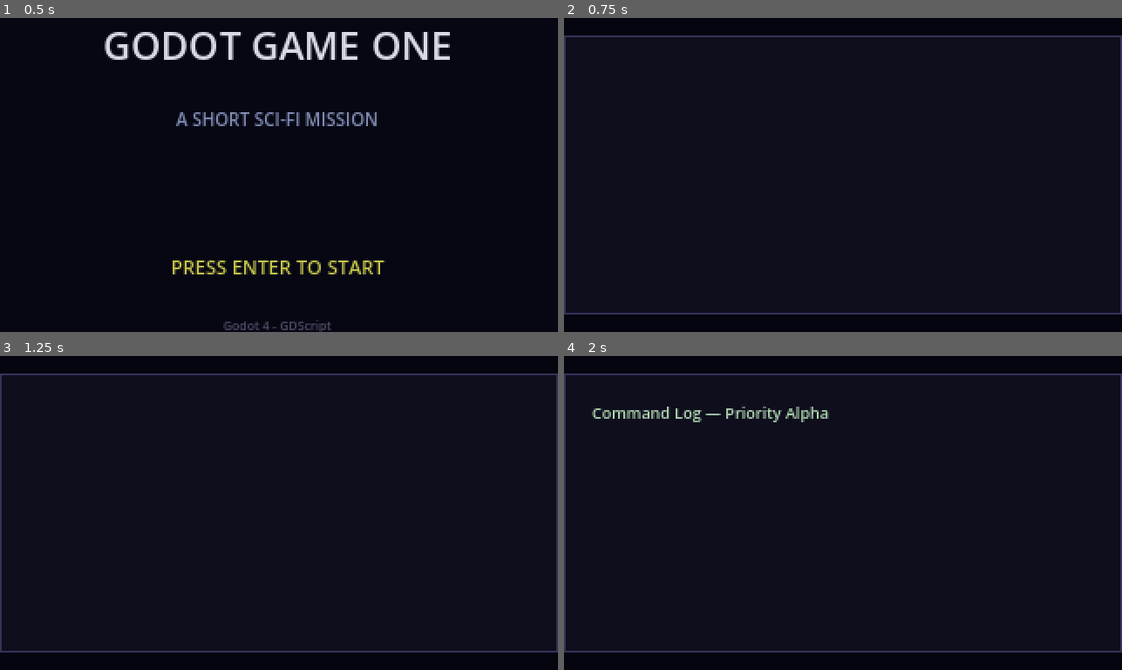
Above: before the commit, frames 1-4 (two rows, left to right).
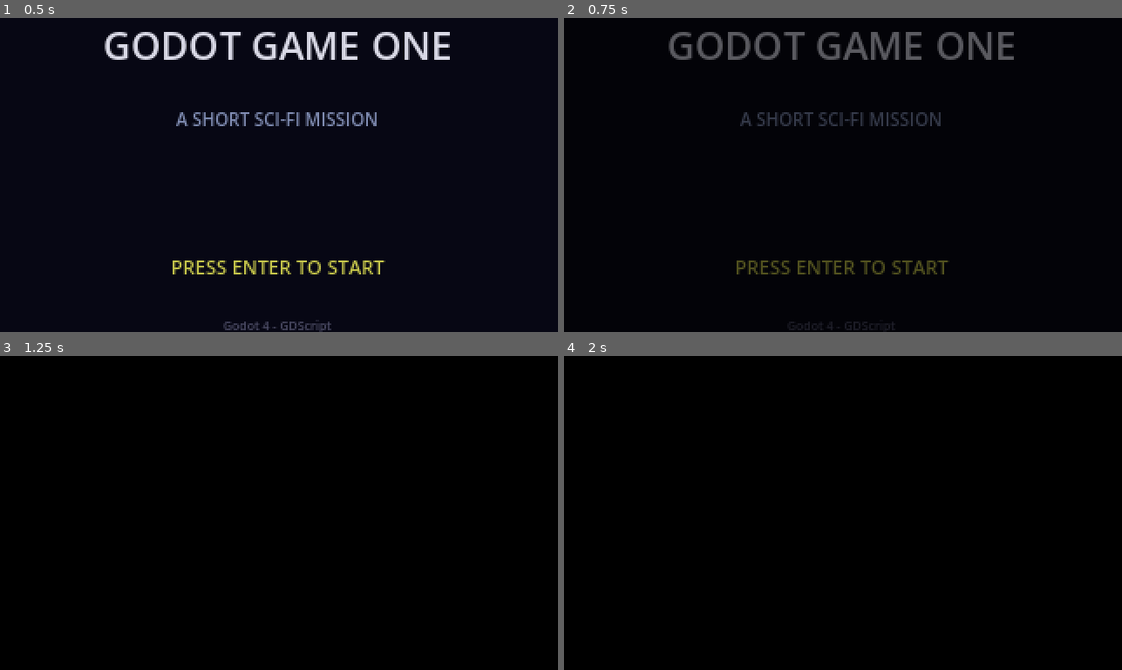
Above: after the commit, the same moments.

Repository: July-X/godot-game-one
Game: Godot game, scene res://scenes/main.tscn
Same seed, same stepped clock (60 frames per second), same inputs: the game is played once before the commit and once after it.
Inputs:
- Up to frame 1 (0.5 s): no input
- Up to frame 2 (0.75 s): tap Enter (ui_accept) at 0.5 s; hold Right (ui_right) from 0.53 s (still down)
- Up to frame 3 (1.25 s): keep holding Right (ui_right); tap Enter (ui_accept) at 0.77 s
- Up to frame 4 (2 s): tap Enter (ui_accept) at 1.25, 1.52 s; release Right (ui_right) at 1.28 s; hold Down (ui_down) from 1.28 s (still down)

Frame 1 is identical in both runs. In frame 2, 4.7% of the frame differs, in the area x 0-100%, y 4-95%; in frame 3, 89%, in the area x 0-100%, y 5-95%; in frame 4, 89%.
Error after the commit: Invalid call. Nonexistent function 'tween_signal' in base 'Tween'. (res://scripts/screen_transition.gd:15)

Commit message:
feat: Phase 2 打磨 - 屏幕过渡动画、敌人死亡特效、出生点信标

Diff:
--- a/scenes/levels/level_01.tscn
+++ b/scenes/levels/level_01.tscn
@@ -241,7 +241,19 @@
 material_override = SubResource("13")
 
 [node name="PlayerSpawn" type="Marker3D" parent="."]
-position = Vector3(0, 1.2, 6.0)
+	position = Vector3(0, 1.2, 6.0)
+
+[node name="SpawnBeacon" type="Node3D" parent="."]
+	position = Vector3(0, 0.05, 6.0)
+[node name="MeshInstance3D" type="MeshInstance3D" parent="SpawnBeacon"]
+	mesh = SubResource("8")
+	scale = Vector3(1.2, 0.05, 1.2)
+	material_override = SubResource("16")
+[node name="ArrowMesh" type="MeshInstance3D" parent="SpawnBeacon"]
+	mesh = SubResource("8")
+	position = Vector3(0, 0.3, -0.8)
+	scale = Vector3(0.6, 0.6, 0.6)
+	material_override = SubResource("16")
 
 [node name="ExitZone" type="Area3D" parent="."]
 position = Vector3(0, 1.2, -9.5)
--- a/scenes/main.tscn
+++ b/scenes/main.tscn
@@ -6,6 +6,7 @@
 [ext_resource type="PackedScene" path="res://scenes/ui/hud.tscn" id="4"]
 [ext_resource type="PackedScene" path="res://scenes/ui/title_screen.tscn" id="5"]
 [ext_resource type="PackedScene" path="res://scenes/ui/briefing_screen.tscn" id="6"]
+[ext_resource type="PackedScene" path="res://scenes/ui/screen_transition.tscn" id="7"]
 
 [sub_resource type="Environment" id="1"]
 ambient_light_color = Color(0.35, 0.38, 0.45, 1)
@@ -34,3 +35,5 @@
 [node name="TitleScreen" parent="." instance=ExtResource("5")]
 
 [node name="BriefingScreen" parent="." instance=ExtResource("6")]
+
+[node name="ScreenTransition" parent="." instance=ExtResource("7")]
--- /dev/null
+++ b/scenes/ui/screen_transition.tscn
@@ -0,0 +1,12 @@
+[gd_scene load_steps=2 format=3]
+
+[ext_resource type="Script" path="res://scripts/screen_transition.gd" id="1"]
+
+[node name="ScreenTransition" type="CanvasLayer"]
+script = ExtResource("1")
+
+[node name="Overlay" type="ColorRect" parent="."]
+visible = false
+anchor_right = 1.0
+anchor_bottom = 1.0
+color = Color(0, 0, 0, 0)
--- a/scripts/enemy.gd
+++ b/scripts/enemy.gd
@@ -70,7 +70,7 @@
 	if health <= 0:
 		_dead = true
 		defeated.emit()
-		queue_free()
+		_death_animation()
 
 func _flash_hit() -> void:
 	if not _mesh_instance or not _original_material:
@@ -85,6 +85,19 @@
 		flash_mat.emission_enabled = false
 	)
 
+func _death_animation() -> void:
+	## 死亡动画：缩小消失 + 红色闪烁，然后 queue_free
+	var tween := create_tween()
+	tween.set_parallel(true)
+	tween.tween_property(self, "scale", Vector3.ZERO, 0.35)
+	if _mesh_instance and _mesh_instance.material_override:
+		var mat = _mesh_instance.material_override
+		mat.emission_enabled = true
+		mat.emission = Color(1.0, 0.2, 0.1)
+		mat.emission_energy_multiplier = 3.0
+		tween.tween_property(mat, "emission_energy_multiplier", 0.0, 0.35)
+	tween.tween_callback(queue_free).set_delay(0.35)
+
 func _try_touch_target() -> void:
 	if _target == null or _touch_timer > 0.0:
 		return
--- a/scripts/level_01.gd
+++ b/scripts/level_01.gd
@@ -6,6 +6,7 @@
 @onready var exit_zone = $ExitZone
 @onready var exit_marker = $ExitZone/ExitMarker
 @onready var exit_collision = $ExitZone/CollisionShape3D
+@onready var spawn_beacon = $SpawnBeacon
 
 var _exit_locked := true
 var _locked_material: StandardMaterial3D
@@ -22,6 +23,7 @@
 	_unlocked_material.albedo_color = Color(0.2, 0.85, 0.35, 0.8)
 	_set_exit_visual_state()
 	_discover_story_triggers()
+	_start_beacon_pulse()
 
 ## 自动发现所有 StoryTrigger* 节点并注册
 func _discover_story_triggers() -> void:
@@ -68,3 +70,11 @@
 		if not _story_triggers[entry_index]["used"]:
 			_story_triggers[entry_index]["used"] = true
 			player_reached_story_trigger.emit(index)
+
+func _start_beacon_pulse() -> void:
+	if spawn_beacon == null:
+		return
+	var tween := create_tween()
+	tween.set_loops(-1)
+	tween.tween_property(spawn_beacon, "scale", Vector3(1.15, 1.0, 1.15), 1.0)
+	tween.tween_property(spawn_beacon, "scale", Vector3(1.0, 1.0, 1.0), 1.0)
--- a/scripts/main.gd
+++ b/scripts/main.gd
@@ -5,6 +5,7 @@
 @onready var hud = $HUD
 @onready var title_screen = $TitleScreen
 @onready var briefing_screen = $BriefingScreen
+@onready var screen_transition = $ScreenTransition
 
 var _enemy_count: int = 0
 var _kill_count: int = 0
@@ -29,12 +30,18 @@
 	briefing_screen.visible = false
 
 func _start_briefing() -> void:
+	screen_transition.fade_out(0.4)
+	await screen_transition.transition_finished
 	title_screen.visible = false
 	briefing_screen.visible = true
 	if briefing_screen.has_signal("briefing_finished"):
 		briefing_screen.briefing_finished.connect(_start_game, CONNECT_ONE_SHOT)
+	screen_transition.fade_in(0.3)
+	await screen_transition.transition_finished
 
 func _start_game() -> void:
+	screen_transition.fade_out(0.4)
+	await screen_transition.transition_finished
 	briefing_screen.visible = false
 	level.visible = true
 	player.visible = true
@@ -51,6 +58,8 @@
 	GameState.set_story_line("Briefing: the outpost is silent, but the corridor is not empty.")
 	_update_exit_state()
 	GameState.set_run_state("running")
+	screen_transition.fade_in(0.5)
+	await screen_transition.transition_finished
 
 func _bind_player() -> void:
 	player.shoot_requested.connect(_on_player_shoot_requested)
@@ -148,6 +157,8 @@
 	_result_shown = true
 	GameState.set_run_state("failed")
 	_hide_game_hud()
+	screen_transition.fade_out(0.3)
+	await screen_transition.transition_finished
 	hud.show_result_screen(GameState.run_state, GameState.story_line, _kill_count, _total_enemies, _get_elapsed_time())
 
 func _hide_game_hud() -> void:
@@ -164,6 +175,8 @@
 	GameState.set_story_line("Extraction complete. The relay data is secured.")
 	GameState.set_run_state("finished")
 	_hide_game_hud()
+	screen_transition.fade_out(0.3)
+	await screen_transition.transition_finished
 	hud.show_result_screen(GameState.run_state, GameState.story_line, _kill_count, _total_enemies, _get_elapsed_time())
 
 func _on_player_reached_story_trigger(trigger_index: int = 0) -> void:
--- /dev/null
+++ b/scripts/screen_transition.gd
@@ -0,0 +1,25 @@
+extends CanvasLayer
+
+signal transition_finished
+
+@onready var overlay: ColorRect = $Overlay
+
+func _ready() -> void:
+	overlay.visible = false
+	overlay.color = Color(0, 0, 0, 0)
+
+func fade_out(duration: float = 0.4) -> void:
+	overlay.visible = true
+	var tween := create_tween()
+	tween.tween_property(overlay, "color", Color(0, 0, 0, 1), duration)
+	tween.tween_signal(self, "transition_finished")
+
+func fade_in(duration: float = 0.3) -> void:
+	overlay.visible = true
+	overlay.color = Color(0, 0, 0, 1)
+	var tween := create_tween()
+	tween.tween_property(overlay, "color", Color(0, 0, 0, 0), duration)
+	tween.tween_callback(func():
+		overlay.visible = false
+	)
+	tween.tween_signal(self, "transition_finished")
Not shown: 1 places in scenes/main.tscn that only renumber resources
Not shown, changed: CHANGELOG.md
Not shown, changed: docs/Development_Plan.md
